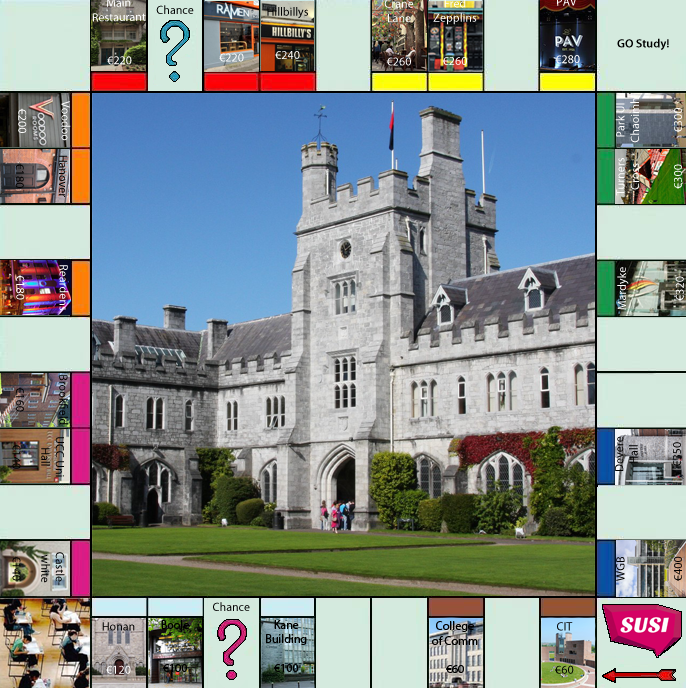
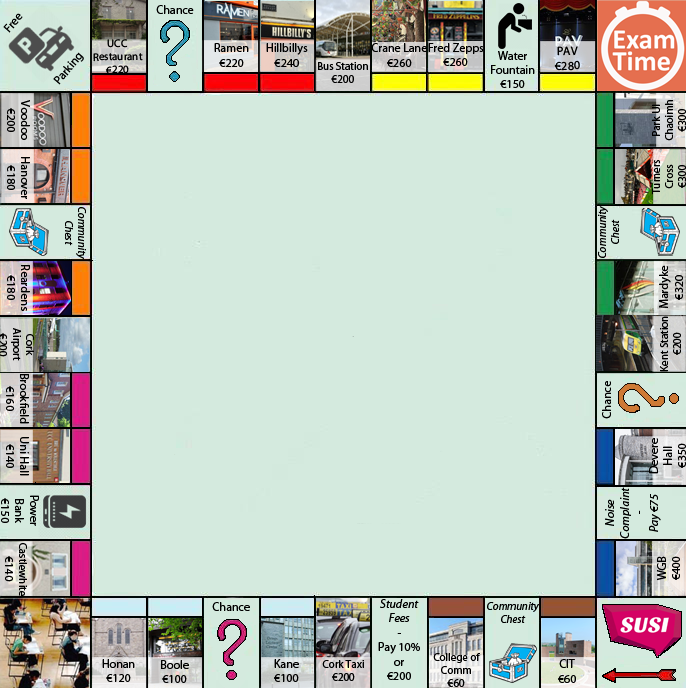
Layer changes from the first 686x688 image to the second:
hid "Layer 5" over <box>90,91,598,598</box>
added layer "Layer 10" above "WGB €400" over <box>597,0,686,91</box>
painted on "WGB" over <box>597,539,686,598</box>
painted on "DevereHall" over <box>595,427,686,487</box>
painted on "ParkUiChaoimh" over <box>595,92,686,152</box>
painted on "TurnersCross" over <box>596,148,686,206</box>
added layer "sq17" (75%) above "Mardyke" over <box>597,259,686,317</box>
painted on "Pav" over <box>538,0,597,92</box>
painted on "FredZepp" over <box>428,0,485,92</box>
painted on "CraneLane" over <box>370,0,427,91</box>
painted on "HillBillys" over <box>259,0,316,92</box>
painted on "Ramen" over <box>204,0,263,91</box>
painted on "MainRestaurant" over <box>91,0,148,92</box>
added layer "FreeParking" above "Voodoo €200" over <box>3,5,82,84</box>
painted on "Voodoo" over <box>0,92,91,149</box>
renamed "Layer 6" to "Reardens", painted on it over <box>0,259,93,317</box>
painted on "Brookfield" over <box>0,371,91,428</box>
painted on "UniHall" over <box>0,428,90,485</box>
painted on "castlewhite" over <box>0,539,91,598</box>
painted on "Honan" over <box>90,596,147,688</box>
painted on "Boole" over <box>147,597,203,688</box>
added layer "Taxi" above "College of Comm €60" over <box>226,596,397,688</box>
painted on "college comm" over <box>427,596,485,688</box>
painted on "Kane" over <box>259,595,316,688</box>
…and 75 more changes (47 added, 28 painted, 5 renamed, 1 visibility)
